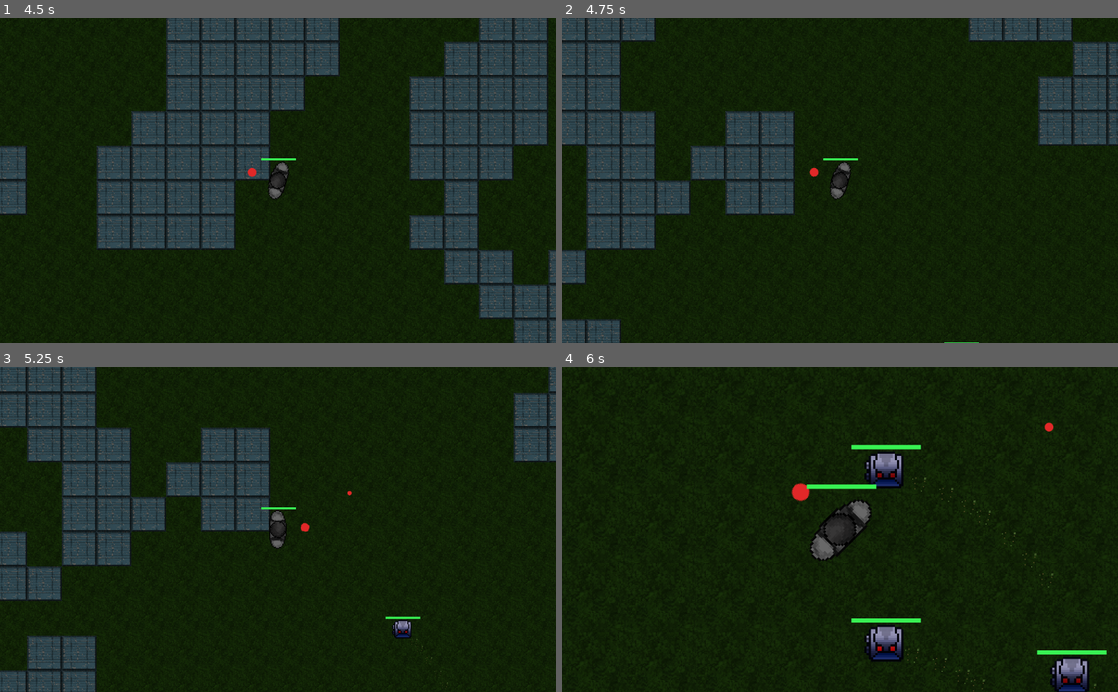
Above: before the commit, frames 1-4 (two rows, left to right).
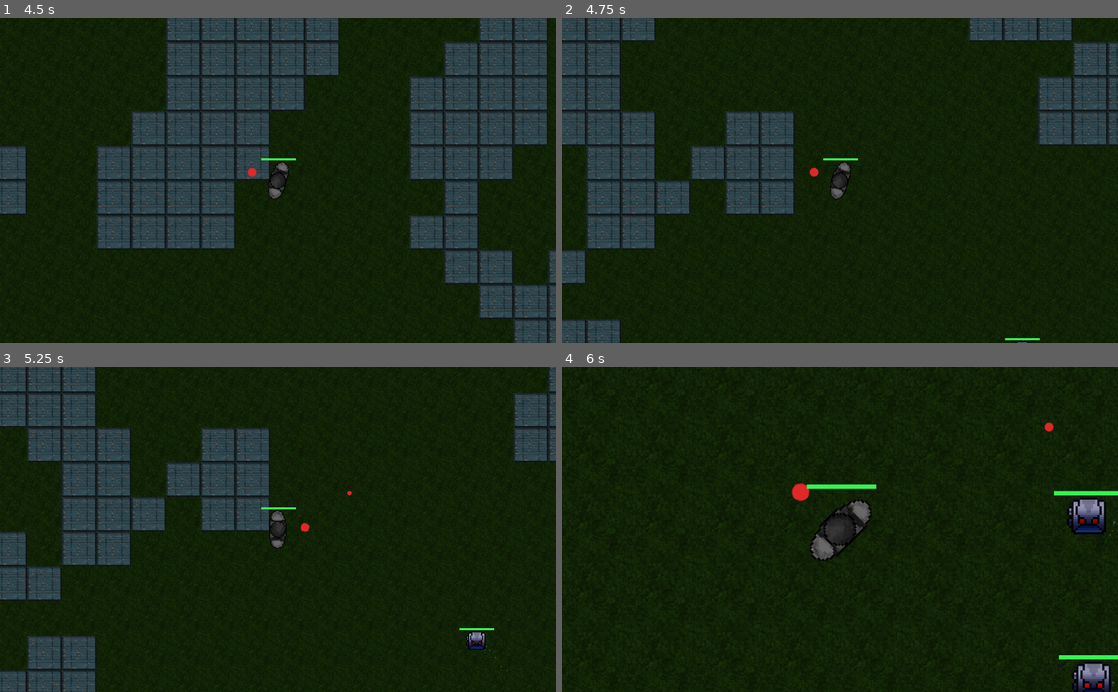
Above: after the commit, the same moments.

Repository: ARayRyanR/TimeGun
Game: Godot game, scene res://src/World.tscn
The game is run twice, just before and just after one commit, with the same random seed, the same clock (stepped at 60 frames per second) and the same inputs.
Inputs (mouse positions are in pixels of both pictures, inside the frame that each line leads up to):
- Up to frame 1 (4.5 s): tap Enter at 0.5 s; move the mouse to (400, 164) at 0.52 s; press the mouse at (400, 164) at 0.53 s; hold Right (ui_right) 0.53-1.28 s; tap Space (ui_select) at 0.77, 1.52, 2, 3.02, 3.77 s; move the mouse to (166, 196) at 1.27 s; release the mouse at (166, 196) at 1.28 s; hold Down (ui_down) 1.28-2.03 s; tap Page Down (zoom_in) at 1.35, 3.6 s; move the mouse to (333, 109) at 2.02 s; hold Right (ui_right) 2.03-2.78 s; tap Page Up (zoom_out) at 2.1, 4.35 s; move the mouse to (250, 245) at 2.77 s; hold Up (ui_up) 2.78-3.53 s; click (250, 245) at 2.85 s; move the mouse to (444, 229) at 3.52 s; hold Left (ui_left) from 3.53 s (still down); move the mouse to (111, 131) at 4.27 s
- Up to frame 2 (4.75 s): keep holding Left (ui_left); tap Space (ui_select) at 4.52 s
- Up to frame 3 (5.25 s): move the mouse to (305, 529) at 5.02 s; release Left (ui_left) at 5.03 s; press the mouse at (305, 529) at 5.03 s; hold Down (ui_down) from 5.03 s (still down)
- Up to frame 4 (6 s): move the mouse to (756, 448) at 5.77 s; release Down (ui_down) at 5.78 s; release the mouse at (756, 448) at 5.78 s; hold Right (ui_right) from 5.78 s (still down); tap Page Down (zoom_in) at 5.85 s

Frame 1 is identical in both runs. In frame 2, less than 0.1% of the frame differs, in the area x 68-86%, y 98-100%; in frame 3, 0.4%; in frame 4, 3.7%, in the area x 52-100%, y 23-100%.

Commit message:
better swarm movement

Diff:
--- a/TimeGun/src/actors/drones/Drone.gd
+++ b/TimeGun/src/actors/drones/Drone.gd
@@ -8,7 +8,7 @@
 
 # @@@ ENEMY ATTRIBUTES @@@
 export var dodge_speed = 100.0     # speed at which the drone dodges
-export var move_speed  = 50.0      # regular movement speed
+export var move_speed  = 200.0      # regular movement speed
 export var dodge_chance = 5.0      # out of 1000 per state process (prob. of triggering a dodge)
 
 # @@@ ENEMY PROPERTIES @@@
@@ -102,12 +102,12 @@
 
 # @@@ UTILITY METHODS @@@
 func return_to_swarm():
-	if (swarm.global_position - global_position).length() > swarm.swarm_range:
+	if (swarm.get_node("SwarmBody").global_position - global_position).length() > swarm.swarm_range:
 		# return to swarm
-		velocity = (swarm.global_position - global_position).normalized() * move_speed
+		velocity += (swarm.get_node("SwarmBody").global_position - global_position).normalized() * move_speed
 	else:
 		# todo: add random movement
-		velocity = Vector2.ZERO
+		velocity += Vector2.ZERO
 
 func update_health_bar():
 	$HealthBar/GreenBar.scale.x = health / 100.0
--- a/TimeGun/src/actors/drones/DroneSwarm.gd
+++ b/TimeGun/src/actors/drones/DroneSwarm.gd
@@ -1,7 +1,7 @@
-extends KinematicBody2D
+extends Position2D
 
 export var detection_range = 750.0
-export var swarm_speed = 200.0
+export var swarm_speed = 125.0
 export var swarm_range = 128.0
 
 var Drone = preload("res://src/actors/drones/Drone.tscn")
@@ -17,13 +17,13 @@
 	var velocity = Vector2.ZERO
 	if $Drones.get_child_count() > 0:
 		if find_player():
-			velocity = (player.global_position - global_position).normalized() * swarm_speed
+			velocity = (player.global_position - $SwarmBody.global_position).normalized() * swarm_speed
 			drones_attack(player.global_position)
 		else:
 			velocity = Vector2.ZERO
 			drones_idle()
 
-		velocity = move_and_slide(velocity)
+		velocity = $SwarmBody.move_and_slide(velocity)
 	else:
 		queue_free()
 
@@ -33,7 +33,7 @@
 	var x_offset = 8 * (randi()%32 - 16)
 	var y_offset = 8 * (randi()%32 - 16)
 	var drone = Drone.instance()
-	drone.global_position = global_position + Vector2(x_offset, y_offset)
+	drone.global_position = $SwarmBody.global_position + Vector2(x_offset, y_offset)
 	# add drone
 	$Drones.add_child(drone)
 
@@ -41,6 +41,7 @@
 func drones_attack(target: Vector2):
 	for d in $Drones.get_children():
 		if d.state != d.DODGE:
+			d.velocity = (player.global_position - $SwarmBody.global_position).normalized() * swarm_speed
 			d.state = d.ATTACK
 			d.target = target
 
@@ -48,6 +49,7 @@
 func drones_idle():
 	for d in $Drones.get_children():
 		if d.state != d.DODGE:
+			d.velocity = Vector2.ZERO
 			d.state = d.IDLE
 
 # @@@ UTILITY METHODS @@@
@@ -56,13 +58,13 @@
 	player = get_tree().current_scene.find_node("Player", true, false)
 	if player:
 		# cast detector ray to player
-		$WorldDetector.cast_to = (player.global_position - global_position)
+		$SwarmBody/WorldDetector.cast_to = (player.global_position - $SwarmBody.global_position)
 		# check if the world is in between
-		if $WorldDetector.is_colliding():
+		if $SwarmBody/WorldDetector.is_colliding():
 			return false
 		else:
 			# check if player is within range
-			if (player.global_position - global_position).length() < detection_range:
+			if (player.global_position - $SwarmBody.global_position).length() < detection_range:
 				return true
 			else:
 				return false
--- a/TimeGun/src/actors/drones/DroneSwarm.tscn
+++ b/TimeGun/src/actors/drones/DroneSwarm.tscn
@@ -5,16 +5,17 @@
 [sub_resource type="CircleShape2D" id=1]
 radius = 96.0
 
-[node name="DroneSwarm" type="KinematicBody2D"]
-collision_layer = 0
+[node name="DroneSwarm" type="Position2D"]
 script = ExtResource( 1 )
-swarm_speed = 200.0
 
 [node name="Drones" type="Node2D" parent="."]
 
-[node name="CollisionShape2D" type="CollisionShape2D" parent="."]
+[node name="SwarmBody" type="KinematicBody2D" parent="."]
+collision_layer = 0
+
+[node name="CollisionShape2D" type="CollisionShape2D" parent="SwarmBody"]
 shape = SubResource( 1 )
 
-[node name="WorldDetector" type="RayCast2D" parent="."]
+[node name="WorldDetector" type="RayCast2D" parent="SwarmBody"]
 enabled = true
 collide_with_areas = true
